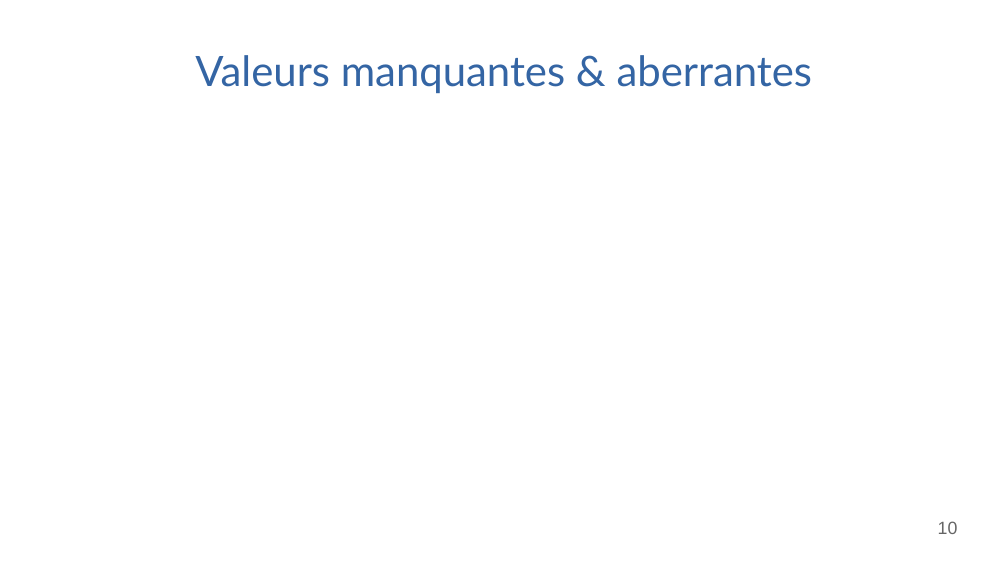
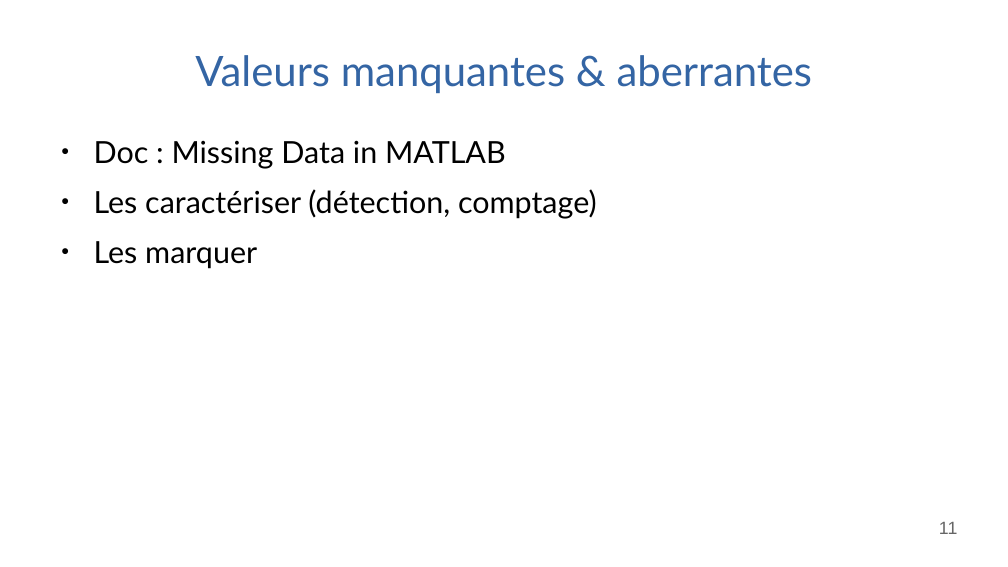
Before and after one commit to pierre-haessig/matlab-data-course, a slide deck: slide 11 of BE Data diapos.odp (slide 10 before the commit). Drawn at 1008x567 pixels with LibreOffice and Linux fonts; fonts in the diff are those of the drawing. Boxes give left, top, right and bottom in pixels: in the first picture for what was removed or moved away, otherwise in the second. Text is boxed around its words. In the diff, an @@ line names an element or a change of style, - is before the commit and + after.

```diff
--- a/BE Data diapos.odp
+++ b/BE Data diapos.odp
@@ text added at (94, 140, 597, 269), 24 pt, text #000000 @@
+● Doc : Missing Data in MATLAB
+● Les caractériser (détection, comptage)
+● Les marquer
@@ page number at (939, 522, 957, 534): text changed @@
-10
+11
```
Also in this commit, not shown: 6 other slides changed, 10 slides added, 6 slides removed, 5 other files.
